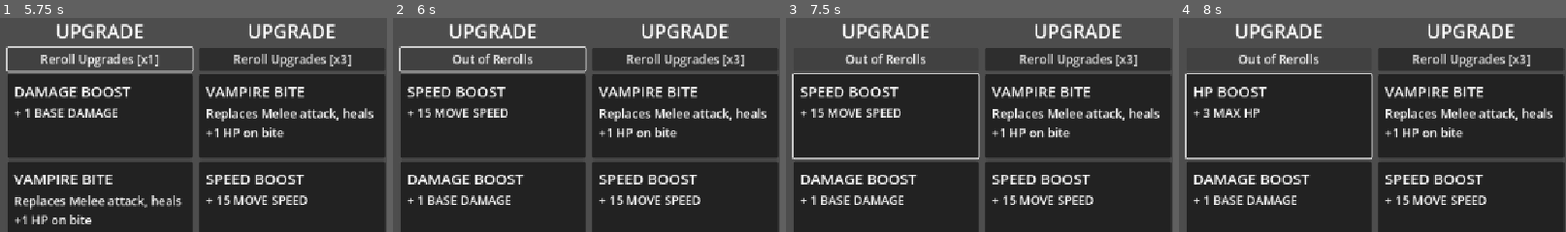
Above: before the commit, frames 1-4 (left to right).
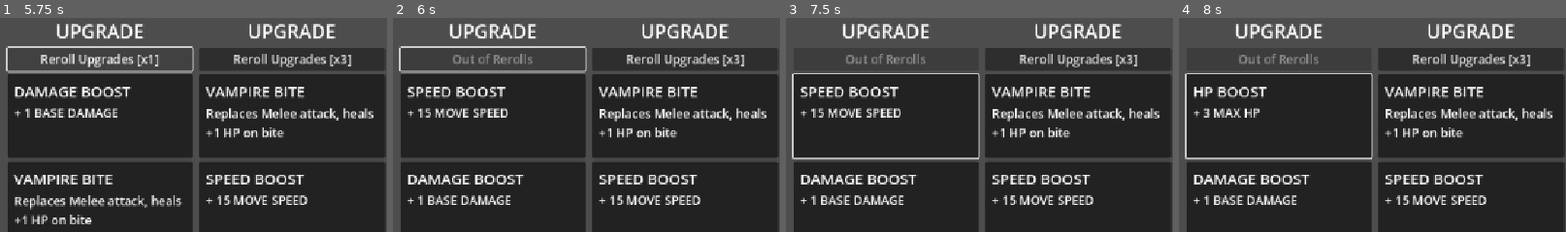
Above: after the commit, the same moments.

Repository: Galitie/tm2
Game: Godot game, scene res://test_scene.tscn
Two runs of this game, one before a commit and one after it. Both use one fixed random seed, a clock stepped at 60 frames per second and the inputs below.
Inputs (mouse positions are % of the whole screen's width and height, from its top left):
- Up to frame 1 (5.75 s): tap Enter (ui_accept) at 0.5, 0.77, 1.52, 3.02, 3.77 s; hold Down (ui_down) 1.28-2.03 s; hold Down (ui_down) 3.53-4.25 s; click "Reroll Upgrades [x3]" at 4.25 s; click "Reroll Upgrades [x2]" at 5 s
- Up to frame 2 (6 s): click "Reroll Upgrades [x1]" at 5.75 s
- Up to frame 3 (7.5 s): click (13, 10) at 6.5 s, where only the run before the commit has a clickable "Out of Rerolls"; hold Down (ui_down) from 7.28 s (still down)
- Up to frame 4 (8 s): keep holding Down (ui_down); tap Enter (ui_accept) at 7.52 s
The pictures show only the part of the screen within x 0-50%, y 0-50%; the shares and areas given below are measured in that part.

Frame 1 is identical in both runs. In frame 2, 0.5% of the frame differs, in the area x 15-37%, y 16-22%; in frame 3, 0.5%; in frame 4, 0.5%.

Commit message:
Added reroll logic

Diff:
--- a/UI/player_upgrade_panel.gd
+++ b/UI/player_upgrade_panel.gd
@@ -1,11 +1,16 @@
 extends MarginContainer
 class_name PlayerUpgradePanel
 
-var player : Player
-var disabled : bool = false
+signal reroll_pressed(upgrade_panel)
+
+
+@onready var reroll_button : Button = $VBoxContainer/Reroll
 @onready var stats = $VBoxContainer/Stats/Label
 @onready var upgrade_cards = [$VBoxContainer/UpgradeCard1, $VBoxContainer/UpgradeCard2, $VBoxContainer/UpgradeCard3 ]
 
+
+var player : Player
+var disabled : bool = false
 var resource_array: Array[Resource] = [load("uid://c37d7vyo0m6jb"), load("uid://3aquqn25lskq"), load("uid://cvtqvsltnme3w"), load("uid://cv4dcuvdmk4d")]
 
 func _ready():
@@ -24,19 +29,22 @@
 
 func setup_cards():
 	var temp_resources = resource_array.duplicate(true)
-
 	for card in upgrade_cards:
 		var random_resource = temp_resources.pick_random()
 		if random_resource.limited_to_one:
 			temp_resources.erase(random_resource)
 		card.choose_card_resource(random_resource)
 		card.enable()
-	if player.rerolls != 0:
-		$VBoxContainer/Reroll.text = "Reroll Upgrades " + "[x" + str(player.rerolls)+ "]"
+
+
+func setup_rerolls():
+	if player.rerolls > 0:
+		reroll_button.text = "Reroll Upgrades " + "[x" + str(player.rerolls) + "]"
+		reroll_button.disabled = false
 	else:
-		$VBoxContainer/Reroll.text = "Out of Rerolls"
+		reroll_button.text = "No Rerolls Available"
+		reroll_button.disabled = true
+
 
 func _on_reroll_pressed():
-	if player.rerolls > 0:
-		player.rerolls -= 1
-		setup_cards()
+	emit_signal("reroll_pressed", self) #Caught by game scene
--- a/UI/upgrade_menu.gd
+++ b/UI/upgrade_menu.gd
@@ -12,3 +12,4 @@
 func setup():
 	for player_upgrade_panel in player_upgrade_panels:
 		player_upgrade_panel.setup_cards()
+		player_upgrade_panel.setup_rerolls()
--- a/main.gd
+++ b/main.gd
@@ -3,7 +3,7 @@
 @export var rounds : int = 10
 @onready var players = get_tree().get_nodes_in_group("Player")
 @onready var player_count = players.size()
-@onready var upgrade_panel = $UpgradePanel
+@onready var upgrade_menu = $UpgradePanel
 var dead_monsters : int
 
 @export var debug_mode : bool = true
@@ -13,9 +13,12 @@
 
 
 func _ready():
-	var upgrade_cards = upgrade_panel.get_tree().get_nodes_in_group("UpgradeCard")
+	var upgrade_cards = upgrade_menu.get_tree().get_nodes_in_group("UpgradeCard")
+	var player_upgrade_panels = upgrade_menu.get_tree().get_nodes_in_group("PlayerUpgradePanel")
 	for card in upgrade_cards:
 		card.connect("card_pressed", card_pressed)
+	for player_upgrade_panel in player_upgrade_panels:
+		player_upgrade_panel.connect("reroll_pressed", reroll_pressed)
 
 
 func _process(_delta):
@@ -31,8 +34,8 @@
 
 func set_upgrade_mode():
 	$SuddenDeathTimer.stop()
-	get_node("UpgradePanel").setup()
-	get_node("UpgradePanel").visible = true
+	upgrade_menu.setup()
+	upgrade_menu.visible = true
 	for player in players:
 		var monster = player.get_node("Monster")
 		var upgrade_pos = player.get_node("UpgradePos")
@@ -108,6 +111,8 @@
 		card.choose_card_resource(deep_copy.pick_random())
 	else:
 		card.upgrade_panel.disable_cards()
+		card.upgrade_panel.reroll_button.text = "Out of Rerolls"
+		card.upgrade_panel.reroll_button.disabled = true
 	var players_have_no_points = true
 	for p in players:
 		if p.upgrade_points > 0:
@@ -115,3 +120,14 @@
 			break
 	if players_have_no_points:
 		set_fight_mode()
+
+
+func reroll_pressed(upgrade_panel):
+	if upgrade_panel.player.rerolls > 0 and upgrade_panel.player.upgrade_points > 0:
+		upgrade_panel.player.rerolls -= 1
+		upgrade_panel.setup_cards()
+	if upgrade_panel.player.rerolls != 0 and upgrade_panel.player.upgrade_points > 0:
+		upgrade_panel.reroll_button.text = "Reroll Upgrades " + "[x" + str(upgrade_panel.player.rerolls)+ "]"
+	else:
+		upgrade_panel.reroll_button.text = "Out of Rerolls"
+		upgrade_panel.reroll_button.disabled = true
